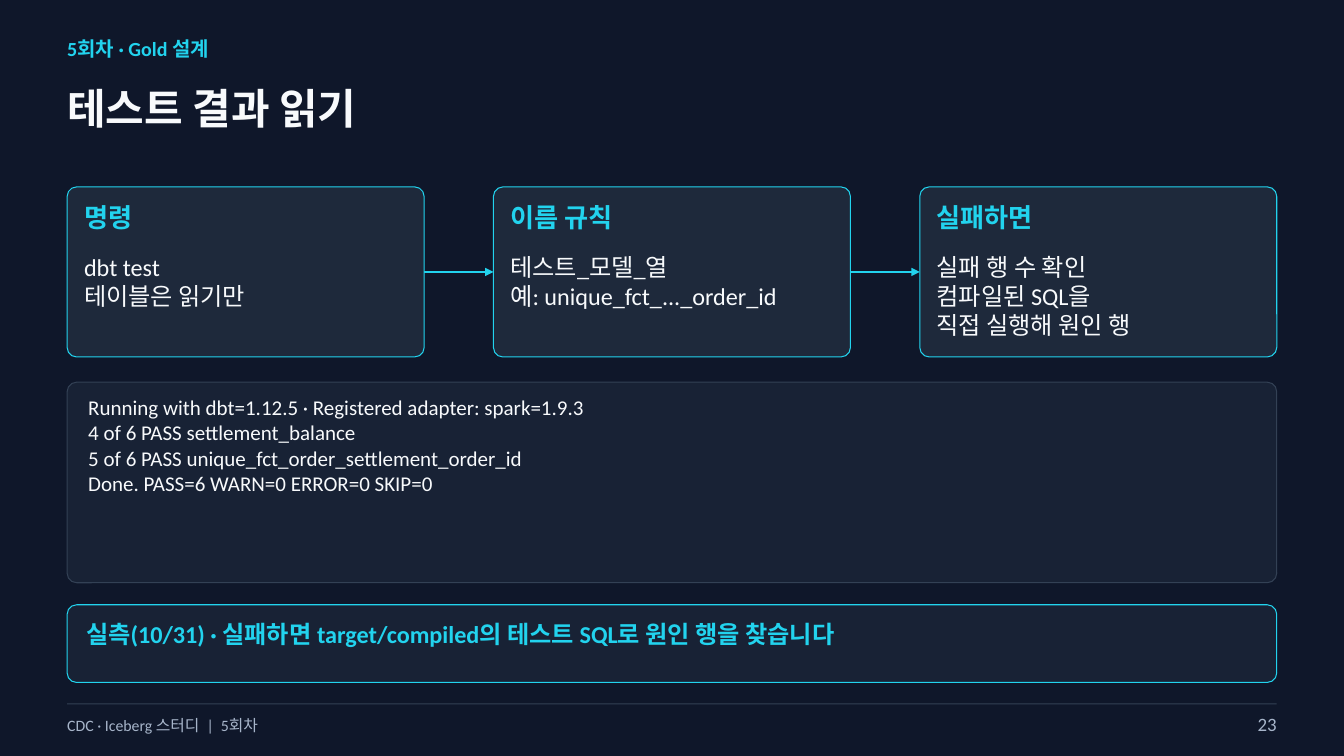
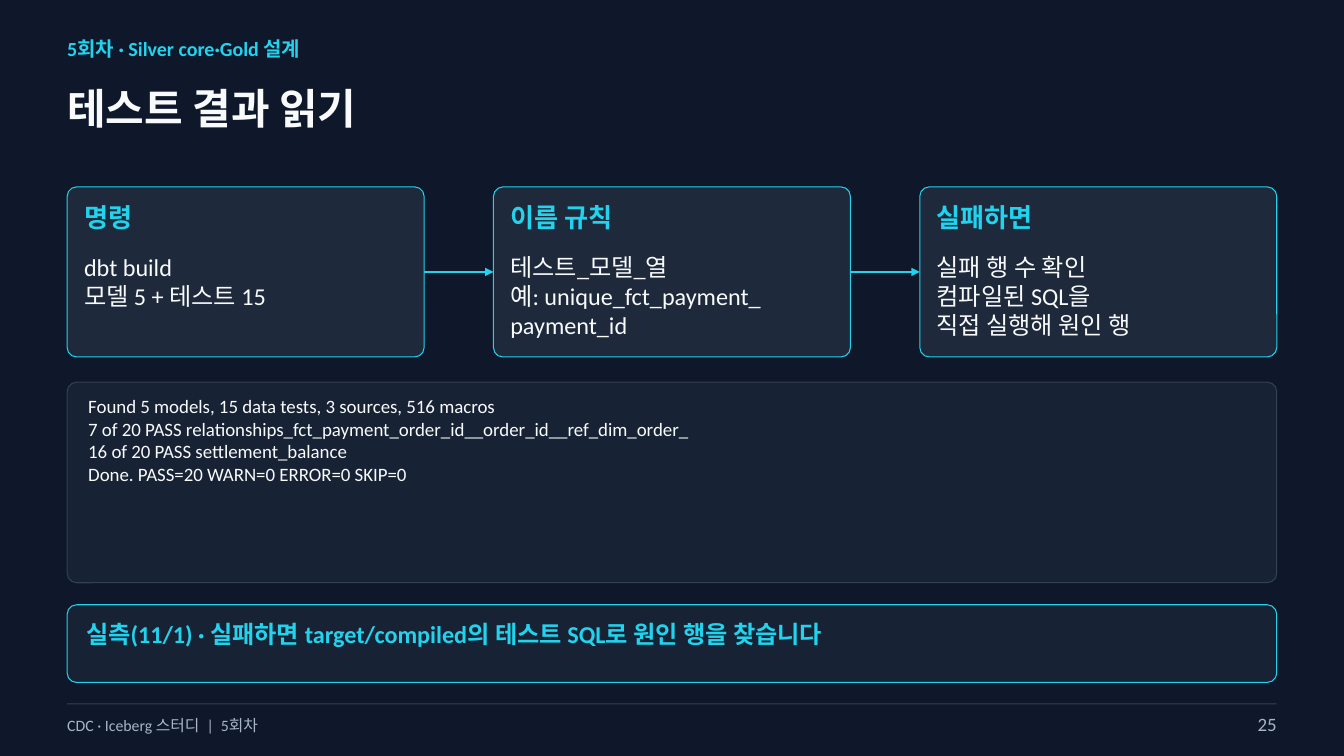
Before and after one commit to kim-dabin/cdc-lakehouse-study, a slide deck: slide 25 of labs/session05/slides/05-session05-student.pptx (slide 23 before the commit). Drawn at 1344x756 pixels with LibreOffice and Linux fonts; fonts in the diff are those of the drawing. Boxes give left, top, right and bottom in pixels: in the first picture for what was removed or moved away, otherwise in the second. Text is boxed around its words. In the diff, an @@ line names an element or a change of style, - is before the commit and + after.

```diff
--- a/labs/session05/slides/05-session05-student.pptx
+++ b/labs/session05/slides/05-session05-student.pptx
@@ text at box(67, 39, 301, 58): text changed @@
-5회차 · Gold 설계
+5회차 · Silver core·Gold 설계
@@ text at box(84, 259, 265, 307): text changed @@
-dbt test
-테이블은 읽기만
+dbt build
+모델 5 + 테스트 15
@@ text at box(510, 285, 760, 338): text changed @@
-예: unique_fct_..._order_id
+예: unique_fct_payment_
+payment_id
@@ text at box(88, 400, 688, 481): text changed; size 15 to 13.5 pt @@
-Running with dbt=1.12.5 · Registered adapter: spark=1.9.3
-4 of 6 PASS settlement_balance
-5 of 6 PASS unique_fct_order_settlement_order_id
-Done. PASS=6 WARN=0 ERROR=0 SKIP=0
+Found 5 models, 15 data tests, 3 sources, 516 macros
+7 of 20 PASS relationships_fct_payment_order_id__order_id__ref_dim_order_
+16 of 20 PASS settlement_balance
+Done. PASS=20 WARN=0 ERROR=0 SKIP=0
@@ text at box(86, 622, 822, 647): text changed @@
-실측(10/31) · 실패하면 target/compiled의 테스트 SQL로 원인 행을 찾습니다
+실측(11/1) · 실패하면 target/compiled의 테스트 SQL로 원인 행을 찾습니다
@@ text at box(1258, 719, 1277, 731): text changed @@
-23
+25
```
Also in this commit, not shown: 27 other slides changed, 3 slides added, 1 slide removed, 1 other file.
